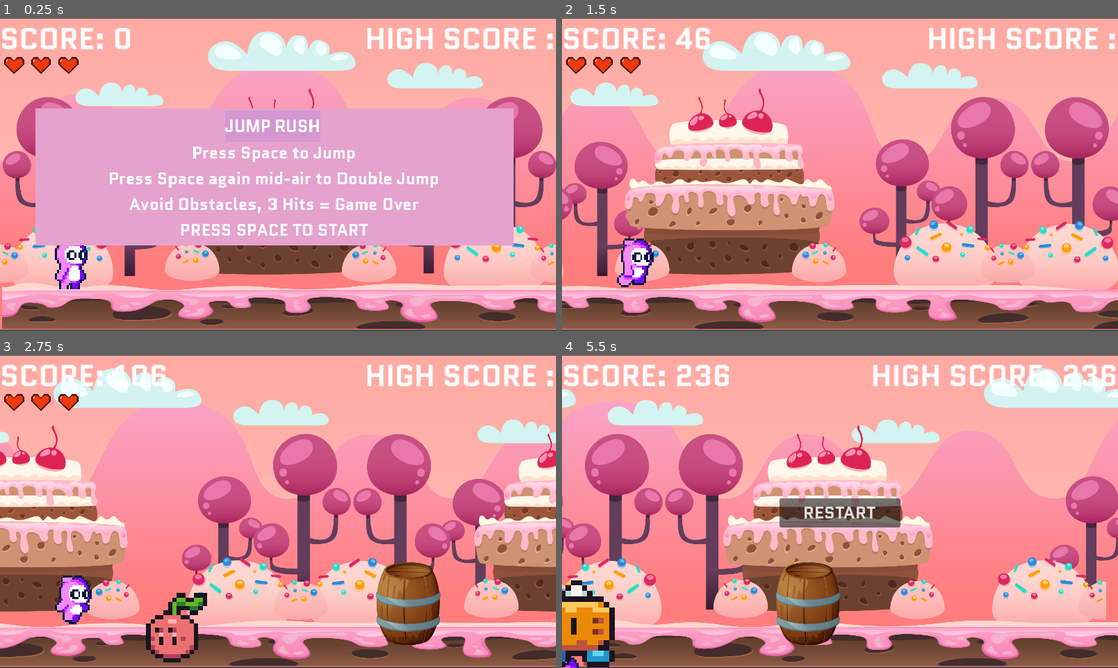
Above: before the commit, frames 1-4 (two rows, left to right).
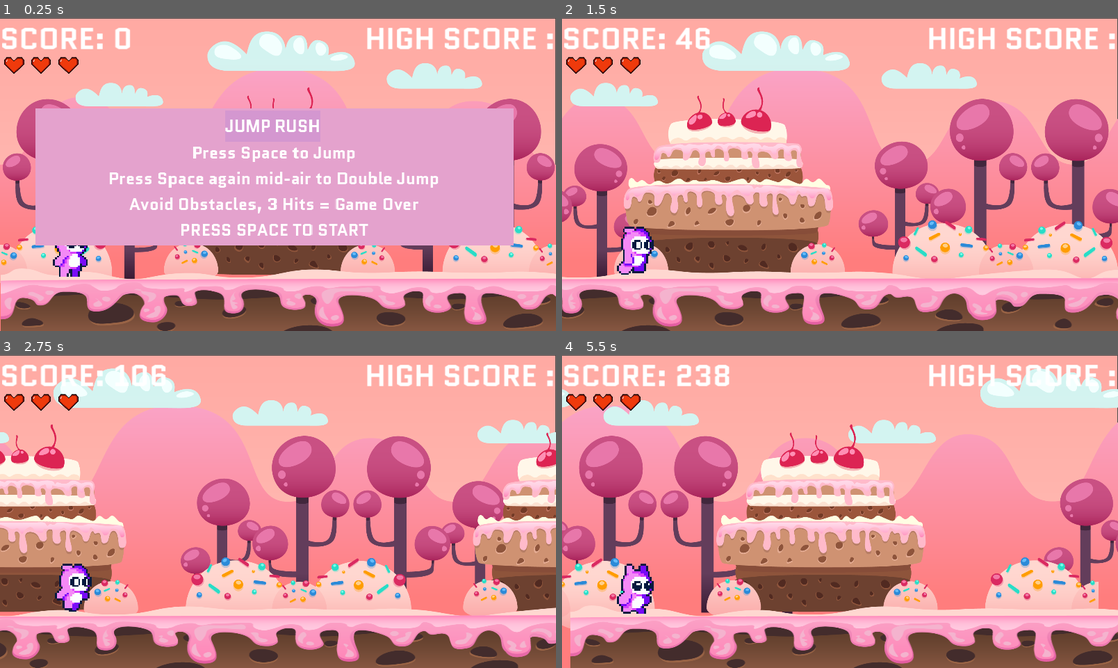
Above: after the commit, the same moments.

Repository: Jtepi/2DGame_Jump_Rush
Game: Godot game, scene res://Main.tscn
Same seed, same stepped clock (60 frames per second), same inputs: the game is played once before the commit and once after it.
Inputs:
- Up to frame 1 (0.25 s): no input
- Up to frame 2 (1.5 s): tap Space at 0.5 s; tap Enter (ui_accept) at 0.77 s
- Up to frame 3 (2.75 s): tap Enter (ui_accept) at 1.52 s
- Up to frame 4 (5.5 s): tap Enter (ui_accept) at 3.02, 3.77, 4.52 s

The runs differ from the first frame. In frame 1, 15% of the frame differs, in the area x 0-100%, y 0-100%; in frame 2, 19%; in frame 3, 21%; in frame 4, 33%.

Commit message:
Updated game files

Diff:
--- a/Bg.tscn
+++ b/Bg.tscn
@@ -9,8 +9,8 @@
 [node name="Background" type="ParallaxBackground"]
 
 [node name="Sprite2D" type="Sprite2D" parent="."]
-position = Vector2(576, 323)
-scale = Vector2(0.601042, 0.594444)
+position = Vector2(575.5, 325)
+scale = Vector2(0.599479, 0.598148)
 texture = ExtResource("1_t08lx")
 
 [node name="ParallaxLayer" type="ParallaxLayer" parent="."]
@@ -18,8 +18,8 @@
 motion_mirroring = Vector2(1152, 0)
 
 [node name="Sprite2D" type="Sprite2D" parent="ParallaxLayer"]
-position = Vector2(0, -1)
-scale = Vector2(0.6, 0.598148)
+position = Vector2(0, 8)
+scale = Vector2(0.601042, 0.592593)
 texture = ExtResource("2_6tlml")
 centered = false
 
@@ -29,7 +29,7 @@
 
 [node name="Sprite2D" type="Sprite2D" parent="ParallaxLayer2"]
 position = Vector2(0, -1)
-scale = Vector2(0.600521, 0.599074)
+scale = Vector2(0.599479, 0.600926)
 texture = ExtResource("3_66bj7")
 centered = false
 
@@ -38,8 +38,8 @@
 motion_mirroring = Vector2(1152, 0)
 
 [node name="Sprite2D" type="Sprite2D" parent="ParallaxLayer3"]
-position = Vector2(0, -1)
-scale = Vector2(0.601042, 0.593518)
+position = Vector2(0, 2)
+scale = Vector2(0.599479, 0.597222)
 texture = ExtResource("4_bymn7")
 centered = false
 
@@ -49,7 +49,7 @@
 motion_mirroring = Vector2(1152, 0)
 
 [node name="Sprite2D" type="Sprite2D" parent="ParallaxLayer4"]
-position = Vector2(-45, -152)
-scale = Vector2(0.600521, 0.591667)
+position = Vector2(-47, -156)
+scale = Vector2(0.6, 0.597222)
 texture = ExtResource("5_c1r2j")
 centered = false
--- a/Main.tscn
+++ b/Main.tscn
@@ -189,10 +189,12 @@
 # Adds obstacles to the scene
 func add_obs(obs, x, y):
 	obs.position = Vector2i(x, y)
-	obs.z_index = 10  # Ensure obstacles appear above the background
+	obs.z_index = 0  # Ensure obstacles appear above the background
 	obs.visible = true
 	obs.self_modulate = Color(1, 1, 1, 1)
 	obs.body_entered.connect(hit_obs) # Detect collisions
+
+
 	add_child(obs)
 	obstacles.append(obs)
 
@@ -216,12 +218,18 @@
 			$Player.modulate = Color(1, 1, 1)
 			$Player.set_collision_layer_value(1, true)
 		else:
+
+			var sprite = $Player.get_node_or_null(\"AnimatedSprite2D\")
+
+			if sprite:
+				sprite.stop()  # Stop any other animation
+				sprite.play(\"hurt\")  # Play hurt animation
+			await get_tree().create_timer(1.5).timeout  # Wait for the animation
 			game_over()
 
 # Updates the score
 func show_score():
 	$HUD.get_node(\"ScoreLabel\").text = \"SCORE: \" + str(score / score_modifier)
-
 # Checks and updates the high score
 func check_high_score():
 	if score > high_score:
@@ -244,7 +252,6 @@
 	$ObstacleTimer.stop()
 	$Player.velocity = Vector2.ZERO
 	$Player.set_process(false)
-	$Player.get_node(\"AnimatedSprite2D\").play(\"idle\")
 
 	$GameOver.show()
 
--- a/ObstacleScenes/obstacle1.tscn
+++ b/ObstacleScenes/obstacle1.tscn
@@ -1,18 +1,54 @@
-[gd_scene load_steps=3 format=3 uid="uid://cxuaibi5syt3u"]
+[gd_scene load_steps=4 format=3 uid="uid://cxuaibi5syt3u"]
 
-[ext_resource type="Texture2D" uid="uid://gp7dtlt1f6r2" path="res://Sprites/Cherry.png" id="1_is7g0"]
+[ext_resource type="Texture2D" path="res://Sprites/Obstacle1.png" id="1_yu3i4"]
 
-[sub_resource type="CircleShape2D" id="CircleShape2D_724f8"]
-radius = 6.00925
+[sub_resource type="GDScript" id="GDScript_2i207"]
+script/source = "extends Area2D  # The obstacle is an Area2D
+
+@onready var explosion_particles = $ExplosionParticles  # Reference to explosion effect
+@onready var audio_player = $AudioStreamPlayer2D  # Reference to explosion sound
+
+func _ready():
+	print(\"Obstacle is ready:\", name)  # Debugging
+	connect(\"body_entered\", _on_body_entered)  # Connects the collision detection
+
+func _on_body_entered(body):
+	print(\"Collision detected with:\", body.name)  # Debugging
+
+	if body.is_in_group(\"player\"):  # Check if it's the player
+		print(\"Player hit obstacle:\", name)  # Debugging
+		explode_obstacle()  # Call explosion function
+
+func explode_obstacle():
+	print(\"Explosion triggered for:\", name)  # Debugging
+
+	if explosion_particles:
+		explosion_particles.visible = true  # Force visibility
+		explosion_particles.restart()  # Restart animation
+		explosion_particles.emitting = true  # Start explosion animation
+		print(\"Particles activated!\")  # Debugging
+
+	if audio_player:
+		audio_player.play()  # Play explosion sound
+		print(\"Sound played!\")  # Debugging
+
+	await get_tree().create_timer(1.0).timeout  # Wait before removing
+
+	print(\"Obstacle removed:\", name)  # Debugging
+	queue_free()  # Destroy the obstacle
+"
+
+[sub_resource type="CircleShape2D" id="CircleShape2D_xb40n"]
+radius = 133.0
 
 [node name="Obstacle1" type="Area2D"]
+collision_layer = 3
+script = SubResource("GDScript_2i207")
 
 [node name="Sprite2D" type="Sprite2D" parent="."]
-texture_filter = 1
-scale = Vector2(2, 2)
-texture = ExtResource("1_is7g0")
+scale = Vector2(0.75, 0.75)
+texture = ExtResource("1_yu3i4")
 
 [node name="CollisionShape2D" type="CollisionShape2D" parent="."]
-position = Vector2(-2, 6)
-scale = Vector2(2, 2)
-shape = SubResource("CircleShape2D_724f8")
+position = Vector2(-2, -1)
+shape = SubResource("CircleShape2D_xb40n")
--- a/ObstacleScenes/obstacle2.tscn
+++ b/ObstacleScenes/obstacle2.tscn
@@ -1,16 +1,16 @@
 [gd_scene load_steps=3 format=3 uid="uid://dt8oyqpkeik20"]
 
-[ext_resource type="Texture2D" uid="uid://ddrxlf8paoesg" path="res://Sprites/spikes.png" id="1_540qf"]
+[ext_resource type="Texture2D" path="res://Sprites/Obstacle2.png" id="1_lcrwf"]
 
-[sub_resource type="CapsuleShape2D" id="CapsuleShape2D_pr7ta"]
-radius = 127.0
-height = 340.0
+[sub_resource type="CircleShape2D" id="CircleShape2D_iksn0"]
+radius = 138.033
 
 [node name="Area2D" type="Area2D"]
 
 [node name="Sprite2D" type="Sprite2D" parent="."]
-texture = ExtResource("1_540qf")
+scale = Vector2(0.75, 0.75)
+texture = ExtResource("1_lcrwf")
 
 [node name="CollisionShape2D" type="CollisionShape2D" parent="."]
 position = Vector2(-1, 0)
-shape = SubResource("CapsuleShape2D_pr7ta")
+shape = SubResource("CircleShape2D_iksn0")
--- a/ObstacleScenes/obstacle3.tscn
+++ b/ObstacleScenes/obstacle3.tscn
@@ -1,14 +1,17 @@
-[gd_scene load_steps=2 format=3 uid="uid://bxqxm6xbhxbp4"]
+[gd_scene load_steps=3 format=3 uid="uid://bxqxm6xbhxbp4"]
 
-[ext_resource type="Texture2D" uid="uid://cdnkdgpv4d5mg" path="res://Sprites/pumpkin.png" id="1_xcmvu"]
+[ext_resource type="Texture2D" path="res://Sprites/Obstacle3.png" id="1_jgr3e"]
+
+[sub_resource type="CircleShape2D" id="CircleShape2D_ohbkn"]
+radius = 135.093
 
 [node name="Area2D" type="Area2D"]
 
 [node name="Sprite2D" type="Sprite2D" parent="."]
 texture_filter = 1
-scale = Vector2(2, 2)
-texture = ExtResource("1_xcmvu")
+scale = Vector2(0.75, 0.75)
+texture = ExtResource("1_jgr3e")
 
-[node name="CollisionPolygon2D2" type="CollisionPolygon2D" parent="."]
-scale = Vector2(2, 2)
-polygon = PackedVector2Array(1, -8, -1, -8, -3, -5.5, -5, -5, -6, -4, -7, -2.5, -7, 3, -7, 6, -6, 7, -6, 8, 7, 8, 7, 4.5, 7, -2.5, 5, -5, 3, -5.5, 2, -6.5)
+[node name="CollisionShape2D" type="CollisionShape2D" parent="."]
+position = Vector2(1, 3)
+shape = SubResource("CircleShape2D_ohbkn")
--- a/Player.tscn
+++ b/Player.tscn
@@ -1,11 +1,36 @@
-[gd_scene load_steps=26 format=3 uid="uid://163vk52tsgy2"]
+[gd_scene load_steps=33 format=3 uid="uid://163vk52tsgy2"]
 
 [ext_resource type="Script" path="res://player.gd" id="1_1u3im"]
+[ext_resource type="Texture2D" uid="uid://bsx0tg4o8gysq" path="res://Player/Duck.png" id="1_dm6fi"]
 [ext_resource type="Texture2D" uid="uid://pygu3xn5j733" path="res://Player/Idle.png" id="3_pxqcf"]
 [ext_resource type="Texture2D" uid="uid://r4ubkdi4m7l1" path="res://Player/Jump.png" id="4_nv4be"]
 [ext_resource type="Texture2D" uid="uid://bf8dbcb057g6j" path="res://Player/Run.png" id="5_vvy1i"]
 [ext_resource type="AudioStream" uid="uid://cgwplqnwpdudo" path="res://Audio/JumpSound.ogg" id="6_dv5l1"]
 
+[sub_resource type="AtlasTexture" id="AtlasTexture_td2hg"]
+atlas = ExtResource("1_dm6fi")
+region = Rect2(68, 0, 34, 32)
+
+[sub_resource type="AtlasTexture" id="AtlasTexture_u2ym3"]
+atlas = ExtResource("1_dm6fi")
+region = Rect2(102, 0, 34, 32)
+
+[sub_resource type="AtlasTexture" id="AtlasTexture_soxcg"]
+atlas = ExtResource("1_dm6fi")
+region = Rect2(136, 0, 34, 32)
+
+[sub_resource type="AtlasTexture" id="AtlasTexture_25pct"]
+atlas = ExtResource("1_dm6fi")
+region = Rect2(170, 0, 34, 32)
+
+[sub_resource type="AtlasTexture" id="AtlasTexture_7divx"]
+atlas = ExtResource("1_dm6fi")
+region = Rect2(204, 0, 34, 32)
+
+[sub_resource type="AtlasTexture" id="AtlasTexture_texo3"]
+atlas = ExtResource("1_dm6fi")
+region = Rect2(224, 0, 32, 32)
+
 [sub_resource type="AtlasTexture" id="AtlasTexture_dy48k"]
 atlas = ExtResource("3_pxqcf")
 region = Rect2(0, 0, 32, 32)
@@ -80,6 +105,29 @@
 
 [sub_resource type="SpriteFrames" id="SpriteFrames_os87v"]
 animations = [{
+"frames": [{
+"duration": 1.0,
+"texture": SubResource("AtlasTexture_td2hg")
+}, {
+"duration": 1.0,
+"texture": SubResource("AtlasTexture_u2ym3")
+}, {
+"duration": 1.0,
+"texture": SubResource("AtlasTexture_soxcg")
+}, {
+"duration": 1.0,
+"texture": SubResource("AtlasTexture_25pct")
+}, {
+"duration": 1.0,
+"texture": SubResource("AtlasTexture_7divx")
+}, {
+"duration": 1.0,
+"texture": SubResource("AtlasTexture_texo3")
+}],
+"loop": false,
+"name": &"hurt",
+"speed": 5.0
+}, {
 "frames": [{
 "duration": 1.0,
 "texture": SubResource("AtlasTexture_dy48k")
@@ -153,19 +201,20 @@
 [sub_resource type="RectangleShape2D" id="RectangleShape2D_50dxf"]
 size = Vector2(14, 24)
 
-[node name="Player" type="CharacterBody2D"]
+[node name="Player" type="CharacterBody2D" groups=["Player"]]
 z_index = 1
 scale = Vector2(8, 8)
+collision_mask = 3
 script = ExtResource("1_1u3im")
 
 [node name="AnimatedSprite2D" type="AnimatedSprite2D" parent="."]
 texture_filter = 1
 sprite_frames = SubResource("SpriteFrames_os87v")
-animation = &"run"
+animation = &"hurt"
 autoplay = "idle"
 
 [node name="RunCol" type="CollisionShape2D" parent="."]
-position = Vector2(0, 2)
+position = Vector2(0, 3)
 shape = SubResource("RectangleShape2D_50dxf")
 
 [node name="JumpSound" type="AudioStreamPlayer" parent="."]
--- a/ground.tscn
+++ b/ground.tscn
@@ -3,16 +3,18 @@
 [ext_resource type="Texture2D" uid="uid://c0w32vdf44grh" path="res://platformer_background_1/Layers/layer01_ground.png" id="1_bnuay"]
 
 [sub_resource type="RectangleShape2D" id="RectangleShape2D_35pqb"]
-size = Vector2(3382, 96)
+size = Vector2(2643.75, 140)
 
 [node name="Ground" type="StaticBody2D"]
+top_level = true
+z_index = 1
 
 [node name="Sprite2D" type="Sprite2D" parent="."]
-position = Vector2(4, 204)
-scale = Vector2(1.75312, 0.407408)
+position = Vector2(2, 4)
+scale = Vector2(1.38021, 0.608333)
 texture = ExtResource("1_bnuay")
 centered = false
 
 [node name="CollisionShape2D" type="CollisionShape2D" parent="."]
-position = Vector2(1693, 601)
+position = Vector2(1320, 602)
 shape = SubResource("RectangleShape2D_35pqb")
--- a/player.gd
+++ b/player.gd
@@ -7,6 +7,8 @@
 var can_double_jump: bool = false  # Tracks if player can jump again
 
 func _physics_process(delta):
+	if $AnimatedSprite2D.animation == "hurt":
+		return  # Stop updating animations if "hurt" is playing
 	# Apply gravity to the player's vertical velocity
 	velocity.y += gravity * delta
 
Not shown, changed: README.md
